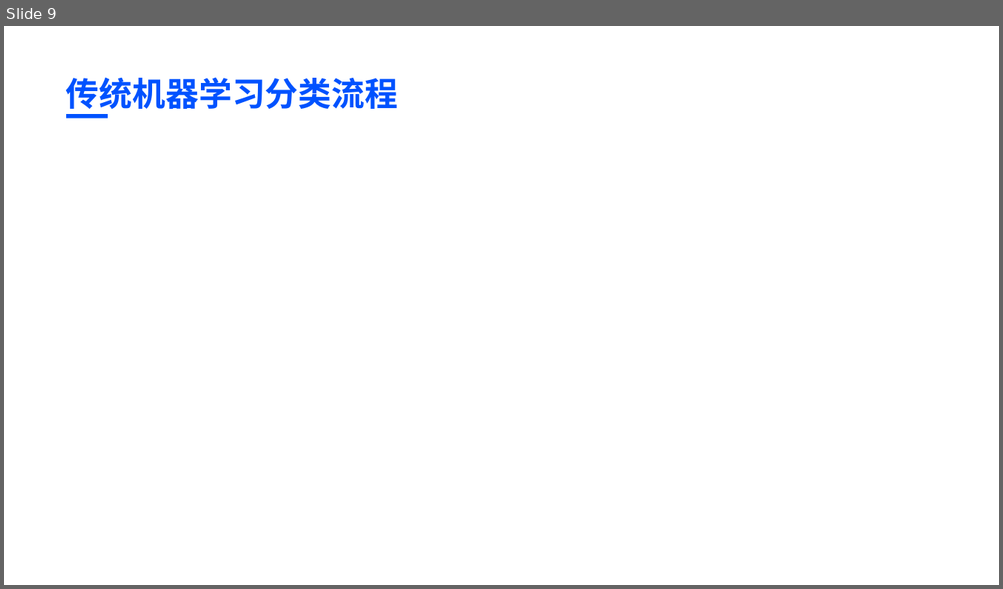
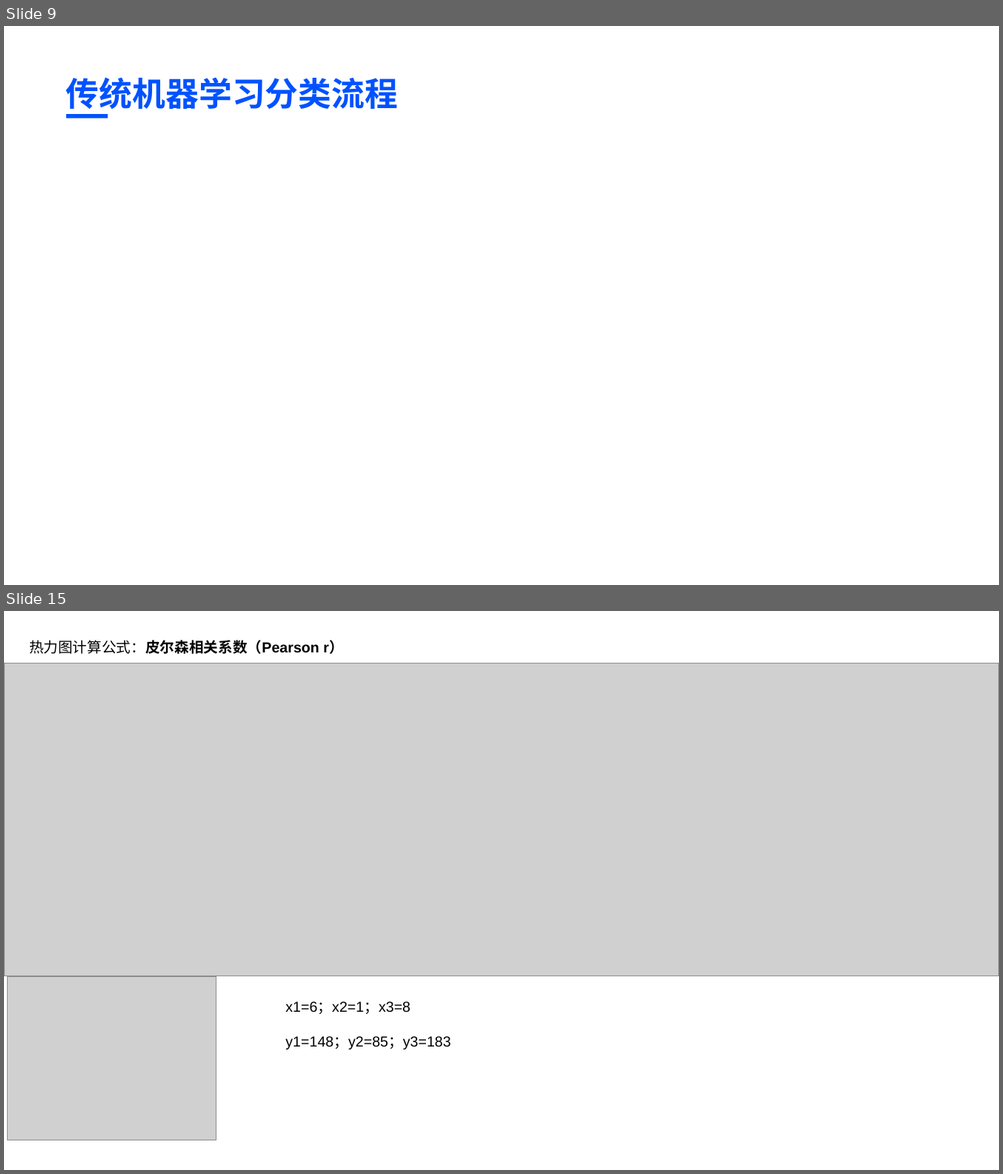
Before and after one commit to BaiRong-NUC/DiabetesAnalyzes, a slide deck: 多元统计与模式识别课程汇报.pptx. Shown one above the other, each under a label of ours: slide 9 before the commit, slides 9 and 15 after it; the slides between them are not shown. The pictures are 1003x589 and 1003x1174 pixels, drawn with LibreOffice and Linux fonts; fonts in the diff are those of the drawing; grey boxes stand for pictures; background and template pictures are left out. Boxes give left, top, right and bottom in pixels: in the first picture for what was removed or moved away, otherwise in the second. Text is boxed around its words. In the diff, an @@ line names an element or a change of style, - is before the commit and + after.

Commit message:
上传特征提取基于统计检验的特征选择 (f_classif)数学公式计算步骤

```diff
--- a/多元统计与模式识别课程汇报.pptx
+++ b/多元统计与模式识别课程汇报.pptx
@@ slide 15 added at [4,611,999,1170], background #FFFFFF @@
@@ text added at [29,640,343,654], 14 pt, text #000000, bold @@
+热力图计算公式：皮尔森相关系数（Pearson r）
@@ picture added at [4,664,999,977] @@
@@ picture added at [7,977,216,1141] @@
@@ text added at [285,1002,450,1050], 14 pt, text #000000 @@
+x1=6；x2=1；x3=8
+y1=148；y2=85；y3=183
```
Also in this commit, not shown: 1 slide changed, 12 other slides added, 2 other files.
